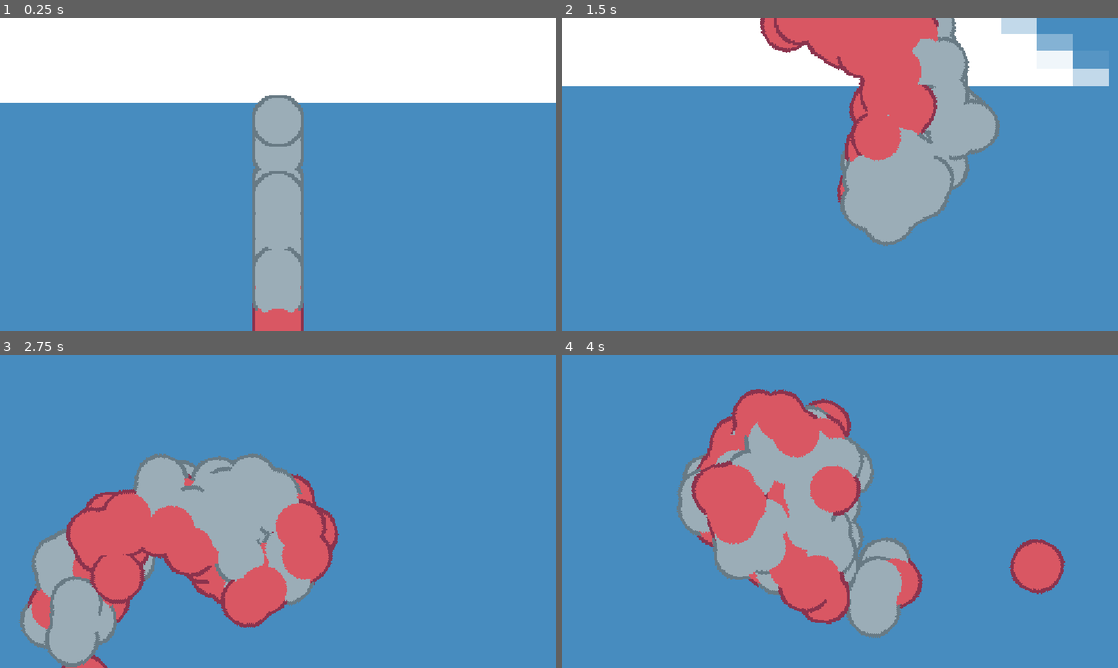
Above: before the commit, frames 1-4 (two rows, left to right).
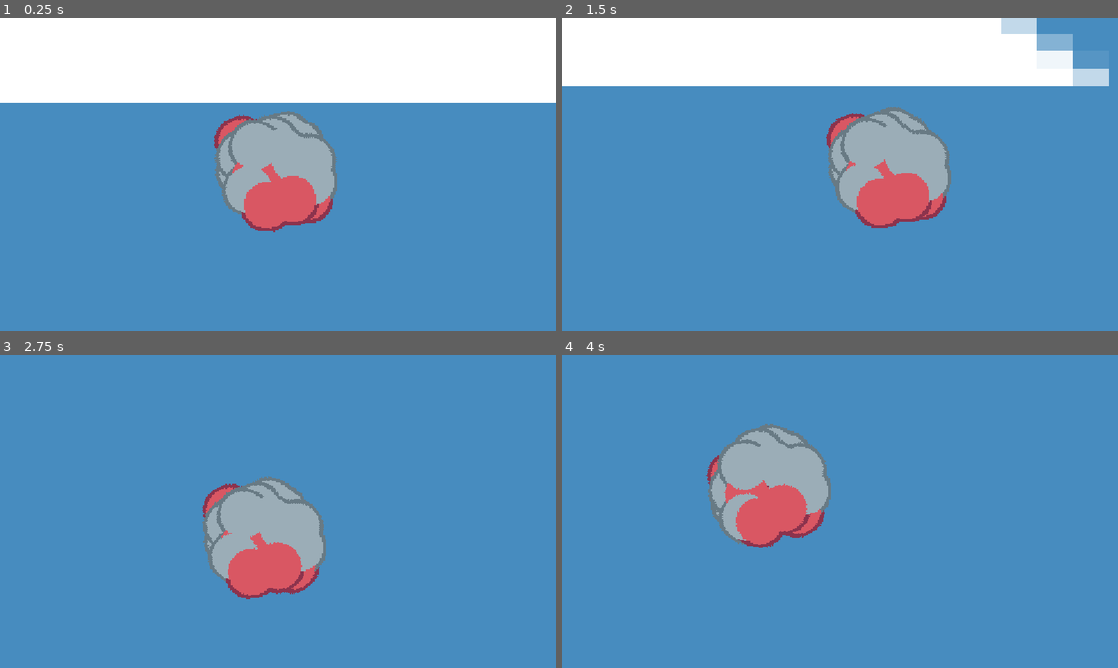
Above: after the commit, the same moments.

Repository: Green4TFG/atom-revolution
Game: Godot game, scene res://levels/level.tscn
Two runs of this game, one before a commit and one after it. Both use one fixed random seed, a clock stepped at 60 frames per second and the inputs below. The engine's default icon, where the game draws it, is replaced by a stand-in: a white triangle on a blue panel in a dark square.
Inputs (mouse positions are in pixels of both pictures, inside the frame that each line leads up to):
- Up to frame 1 (0.25 s): no input
- Up to frame 2 (1.5 s): move the mouse to (962, 158) at 0.52 s; hold Right (right) 0.53-1.28 s; move the mouse to (728, 190) at 1.27 s; hold Down (down) from 1.28 s (still down)
- Up to frame 3 (2.75 s): move the mouse to (333, 442) at 2.02 s; release Down (down) at 2.03 s; hold Right (right) from 2.03 s (still down)
- Up to frame 4 (4 s): move the mouse to (812, 574) at 2.77 s; release Right (right) at 2.78 s; hold Up (up) 2.78-3.53 s; move the mouse to (1006, 558) at 3.52 s; hold Left (left) from 3.53 s (still down)

The runs differ from the first frame. In frame 1, 9.1% of the frame differs, in the area x 38-61%, y 24-100%; in frame 2, 15%; in frame 3, 20%; in frame 4, 20%, in the area x 20-91%, y 10-91%.

Commit message:
pull force update

Diff:
--- a/player/nuclei.gd
+++ b/player/nuclei.gd
@@ -1,6 +1,6 @@
 extends RigidBody2D
 
-const PULL_FORCE = 100000
+const PULL_FORCE = 400000
 
 func _physics_process(delta: float) -> void:
 	apply_central_force(global_position.direction_to(Globals.player.global_position) * PULL_FORCE * delta)
--- a/player/nuclei.tscn
+++ b/player/nuclei.tscn
@@ -9,6 +9,7 @@
 collision_layer = 8
 collision_mask = 10
 gravity_scale = 0.0
+linear_damp = 8.0
 script = ExtResource("1_vaa6w")
 
 [node name="CollisionShape2D" type="CollisionShape2D" parent="." unique_id=792716722]
--- a/player/player.gd
+++ b/player/player.gd
@@ -69,20 +69,21 @@
 func add_nuclei():
 	#creates nuetrons
 	var nuetronNum = nuetrons[Globals.element()-1]
-	for i in range(nuetronNum):
+	for i in range(nuetronNum/4):
 		var nuetron = NUETRON_VISUAL.instantiate();
 		var rigidbody = NUCLEI.instantiate()
 		rigidbody.z_index = randf_range(0,4);
-		print(nuetron.find_child("Sprite2D"))
 		rigidbody.add_child(nuetron)
+		rigidbody.position = Vector2(randf_range(-10,10),randf_range(-10,10))
 		nuetron.position = Vector2(0,0)
 		nuclei_folder.add_child(rigidbody)
 	#creates protons
 	var protonNum = protons[Globals.element()-1]
-	for i in range(protonNum):
+	for i in range(protonNum/4):
 		var proton = PROTON_VISUAL.instantiate();
 		var rigidbody = NUCLEI.instantiate()
 		rigidbody.z_index = randf_range(0,4);
 		rigidbody.add_child(proton)
+		rigidbody.position = Vector2(randf_range(-10,10),randf_range(-10,10))
 		proton.position = Vector2(0,0)
 		nuclei_folder.add_child(rigidbody)
